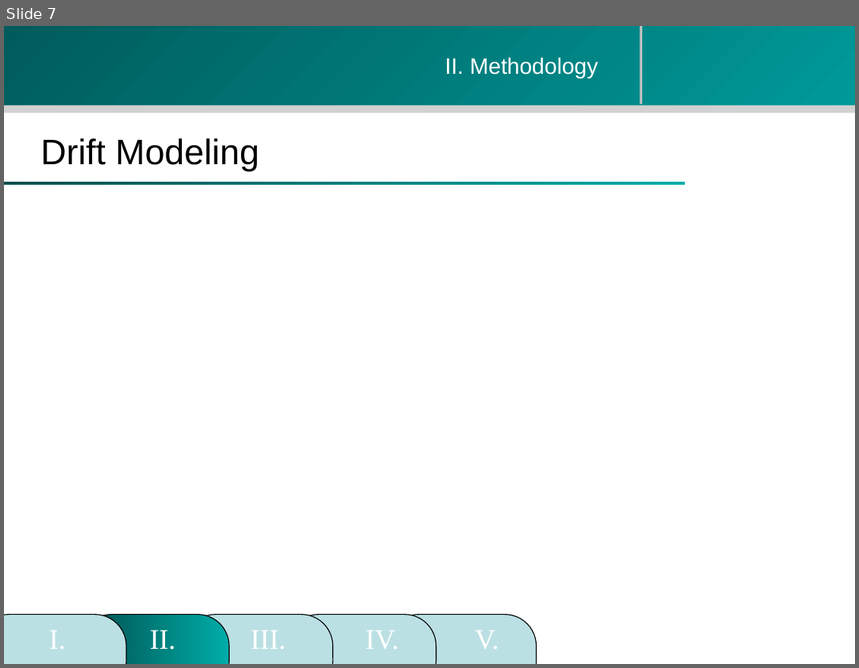
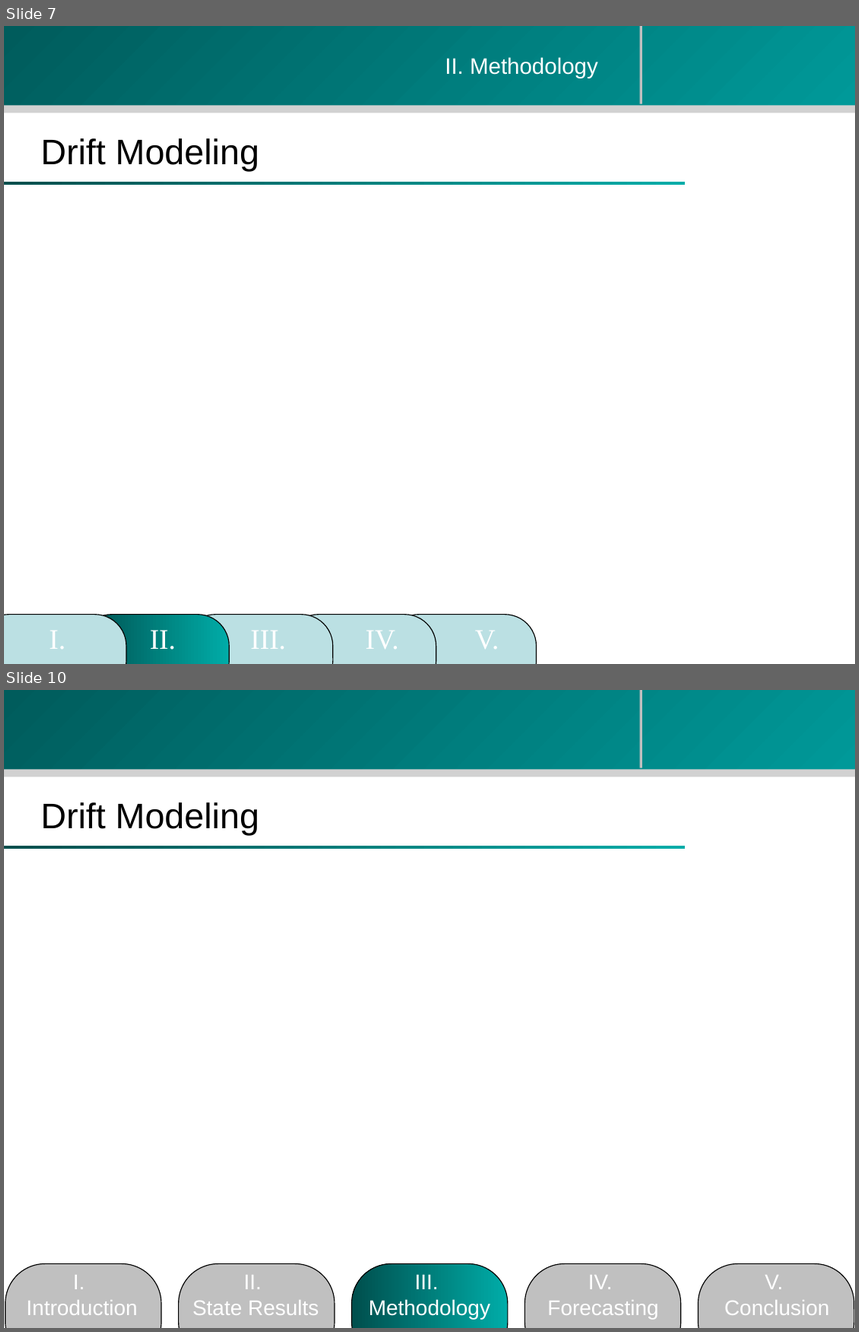
Before and after one commit to zhouzhenghui/svnrepository, a slide deck: SVNRepository/Presentation/M.Eng Final Presentation-take2.ppt. Shown one above the other, each under a label of ours: slide 7 before the commit, slides 7 and 10 after it; the slides between them are not shown. The pictures are 859x668 and 859x1332 pixels, drawn with LibreOffice and Linux fonts; fonts in the diff are those of the drawing; background and template pictures are left out. Boxes give left, top, right and bottom in pixels: in the first picture for what was removed or moved away, otherwise in the second. Text is boxed around its words. In the diff, an @@ line names an element or a change of style, - is before the commit and + after.

```diff
--- a/SVNRepository/Presentation/M.Eng Final Presentation-take2.ppt
+++ b/SVNRepository/Presentation/M.Eng Final Presentation-take2.ppt
@@ slide 10 added at [4,690,855,1328], background #FFFFFF; not listed: 4 template elements that a slide beside it also shows @@
@@ text added at [40,802,259,836], 30 pt, text #000000 @@
+Drift Modeling
@@ rounded rectangle added at [6,1264,161,1328], fill #C0C0C0, outline #000000 0.74 pt @@
@@ text added at [26,1275,137,1315], 18 pt, text #FFFFFF @@
+I.
+Introduction
@@ rounded rectangle added at [179,1264,335,1328], fill #C0C0C0, outline #000000 0.74 pt @@
@@ text added at [192,1275,319,1315], 18 pt, text #FFFFFF @@
+II.
+State Results
@@ rounded rectangle added at [352,1264,508,1328], fill gradient #00ACA8 to #004F4D, outline #000000 0.74 pt @@
@@ text added at [369,1274,490,1319], 18 pt, text #FFFFFF @@
+III.
+Methodology
@@ rounded rectangle added at [525,1264,680,1328], fill #C0C0C0, outline #000000 0.74 pt @@
@@ text added at [547,1275,658,1319], 18 pt, text #FFFFFF @@
+IV.
+Forecasting
@@ rounded rectangle added at [699,1264,854,1328], fill #C0C0C0, outline #000000 0.74 pt @@
@@ text added at [724,1275,829,1315], 18 pt, text #FFFFFF @@
+V.
+Conclusion
```
Also in this commit, not shown: 4 slides changed, 1 slide removed, 2 other files.
